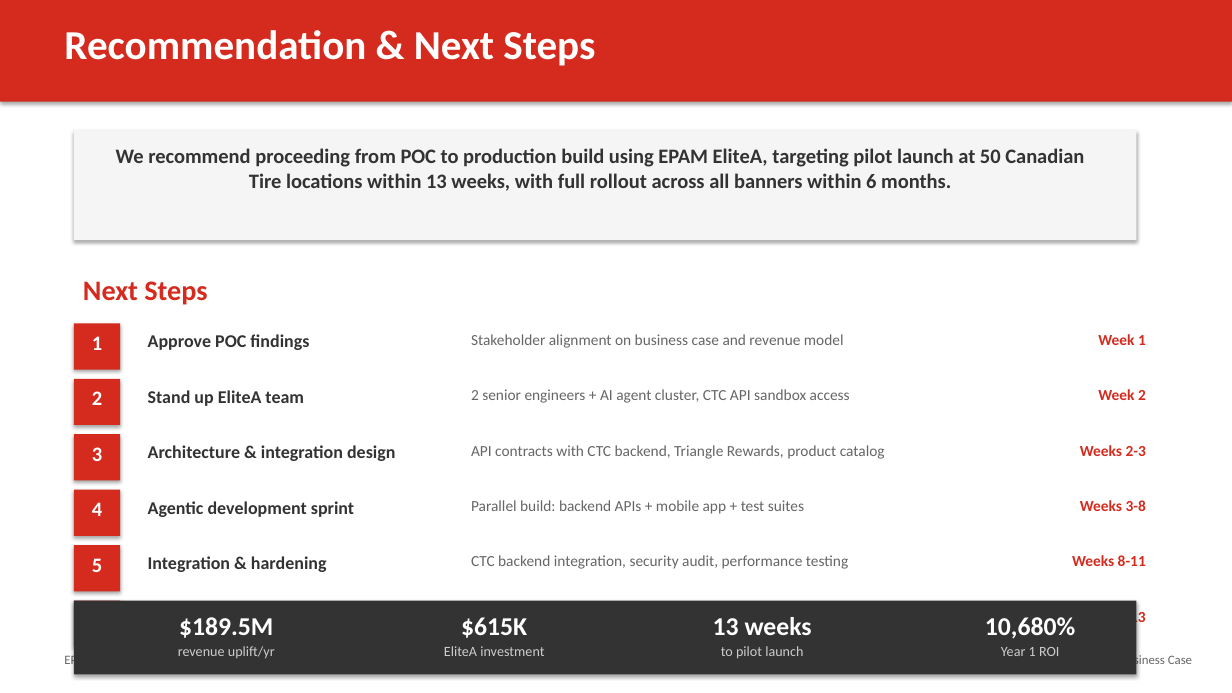
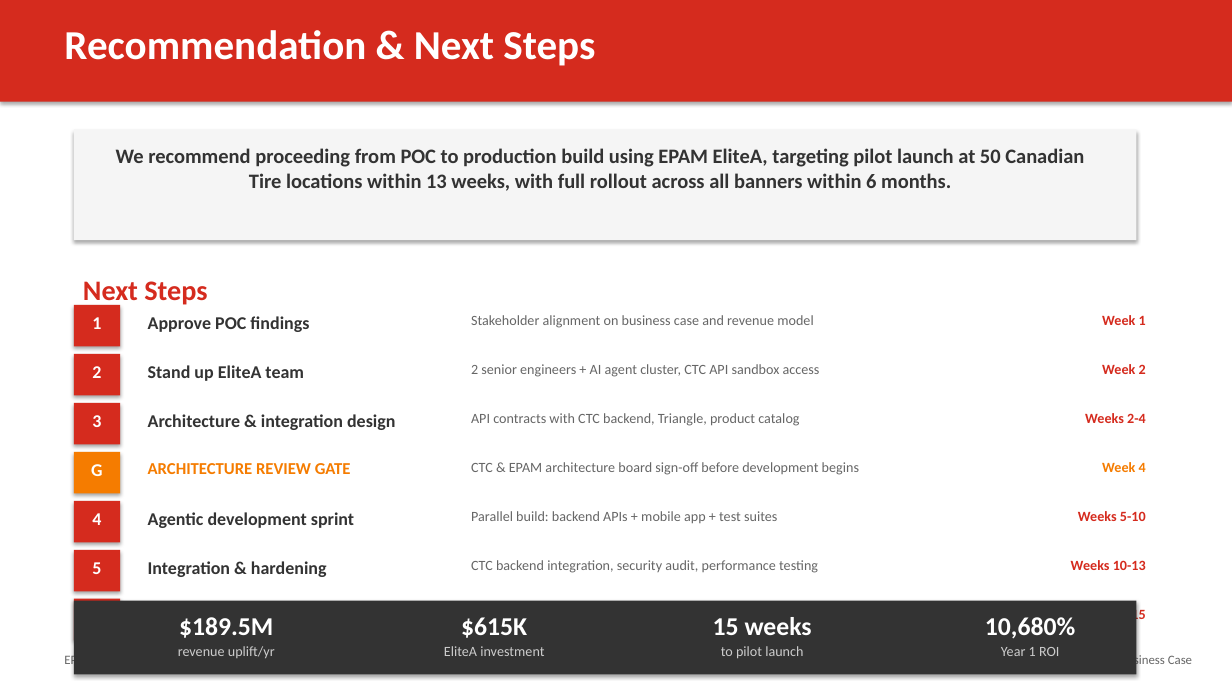
Before and after one commit to ksyed0/CTC-Mobile-Wishlist, a slide deck: slide 16 of docs/CTC_Mobile_Wishlist_Business_Case.pptx (slide 15 before the commit). Drawn at 1232x693 pixels with LibreOffice and Linux fonts; fonts in the diff are those of the drawing. Boxes give left, top, right and bottom in pixels: in the first picture for what was removed or moved away, otherwise in the second. Text is boxed around its words. In the diff, an @@ line names an element or a change of style, - is before the commit and + after.

```diff
--- a/docs/CTC_Mobile_Wishlist_Business_Case.pptx
+++ b/docs/CTC_Mobile_Wishlist_Business_Case.pptx
@@ text "1": place and size @@
-text "1" at (92,336,102,350)
+text "1" at (92,317,101,329)
@@ rectangle: place and size @@
-rectangle at (74,323,120,370)
+rectangle at (74,305,120,347)
@@ 3 texts: place and size @@
-3 texts at (148,334,1146,350)
+3 texts at (148,315,1146,332)
@@ text "2": place and size @@
-text "2" at (92,391,102,405)
+text "2" at (92,366,101,378)
@@ rectangle: place and size @@
-rectangle at (74,434,120,481)
+rectangle at (74,354,120,396)
@@ size 12 to 11 pt in 6 elements at (471,560,818,573), (471,511,777,523), (471,315,813,328), (1102,315,1146,325), (471,364,820,377), (1102,364,1146,374) @@
@@ 3 texts: place and size @@
-3 texts at (148,389,1146,406)
+3 texts at (148,364,1146,381)
@@ size 16 to 14 pt in 5 elements at (92,562,101,574), (92,513,101,525), (92,317,101,329), (92,366,101,378), (92,415,101,427) @@
@@ text "3": place and size @@
-text "3" at (92,447,102,461)
+text "3" at (92,415,101,427)
@@ rectangle: place and size @@
-rectangle at (74,379,120,425)
+rectangle at (74,403,120,445)
@@ text "Architecture & integration design": place and size @@
-text "Architecture & integration design" at (148,445,395,461)
+text "Architecture & integration design" at (148,414,395,430)
@@ text at (471,413,799,426): text changed; size 12 to 11 pt @@
-API contracts with CTC backend, Triangle Rewards, product catalog
+API contracts with CTC backend, Triangle, product catalog
@@ text at (1085,413,1146,423): text changed; size 12 to 11 pt @@
-Weeks 2-3
+Weeks 2-4
@@ rectangle added at (74,452,120,494), fill #F57C00 @@
@@ text added at (91,464,102,476), 14 pt, text #FFFFFF, bold @@
+G
@@ text added at (148,463,351,474), 13 pt, text #F57C00, bold @@
+ARCHITECTURE REVIEW GATE
@@ text added at (471,462,859,475), 11 pt, text #666666 @@
+CTC & EPAM architecture board sign-off before development begins
@@ text added at (1102,462,1146,472), 11 pt, text #F57C00, bold @@
+Week 4
@@ text "4": place and size @@
-text "4" at (92,502,102,516)
+text "4" at (92,513,101,525)
@@ rectangle: place and size @@
-rectangle at (74,490,120,536)
+rectangle at (74,501,120,543)
@@ text "Agentic development sprint": place and size @@
-text "Agentic development sprint" at (148,501,354,517)
+text "Agentic development sprint" at (148,512,354,528)
@@ text "Parallel build: backend APIs + ...": place and size @@
-text "Parallel build: backend APIs + ..." at (471,500,804,514)
+text "Parallel build: backend APIs + ..." at (471,511,777,523)
@@ text at (1078,511,1146,521): text changed; size 12 to 11 pt @@
-Weeks 3-8
+Weeks 5-10
@@ rectangle: place and size @@
-rectangle at (74,545,120,592)
+rectangle at (74,550,120,592)
@@ text "Integration & hardening": place and size @@
-text "Integration & hardening" at (148,556,327,572)
+text "Integration & hardening" at (148,561,327,577)
@@ text at (1071,560,1146,570): text changed; size 12 to 11 pt @@
-Weeks 8-11
+Weeks 10-13
@@ rectangle: place and size @@
-rectangle at (74,601,120,647)
+rectangle at (74,599,120,640)
@@ text added at (471,617,773,623), 11 pt, text #666666 @@
+Staged rollout with A/B testing, real-time monitoring
@@ text at (713,617,812,635): text changed @@
-13 weeks
+15 weeks
@@ text at (1071,607,1146,623): text changed; size 12 to 11 pt @@
-Weeks 11-13
+Weeks 13-15
```
Also in this commit, not shown: 4 other slides changed, 4 slides added, 3 other files.
